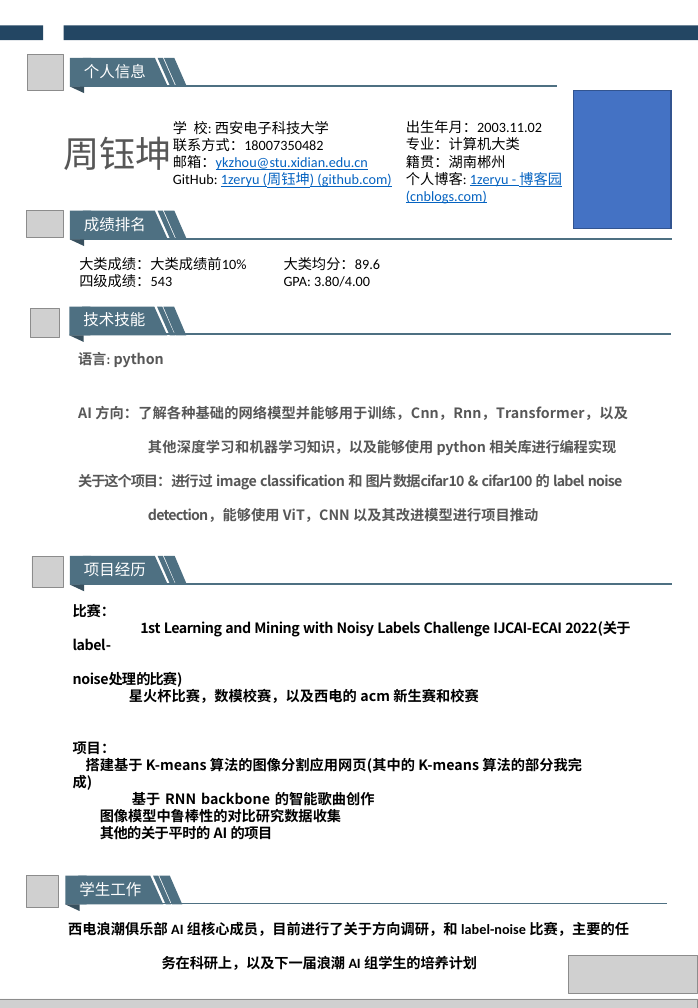
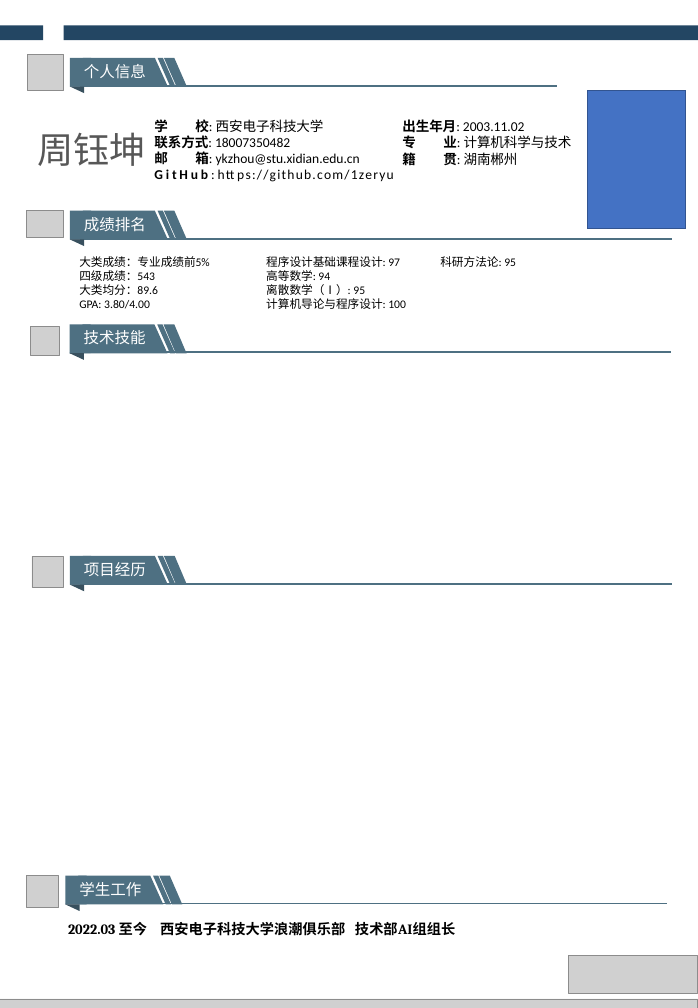
Before and after one commit to 1zeryu/1zeryu, a slide deck: slide 1 of 简历.pptx. Drawn at 698x1008 pixels with LibreOffice and Linux fonts; fonts in the diff are those of the drawing; grey boxes stand for pictures. Boxes give left, top, right and bottom in pixels: in the first picture for what was removed or moved away, otherwise in the second. Text is boxed around its words. In the diff, an @@ line names an element or a change of style, - is before the commit and + after.

Commit message:
push

```diff
--- a/简历.pptx
+++ b/简历.pptx
@@ text "学 校: 西安电子科技大学": place and size @@
-text "学 校: 西安电子科技大学" at [173,121,391,188]
+text "学 校: 西安电子科技大学" at [154,119,394,182]
@@ text at [154,119,324,133]: size 11 to 10.5 pt in "学 校: 西安电子科技大学"; bold on in "学 校:" @@
@@ text at [402,119,572,168]: text changed; size 11 to 10.5 pt @@
-出生年月：2003.11.02
-专业：计算机大类
-籍贯：湖南郴州
-个人博客: 1zeryu - 博客园 (cnblogs.com)
+出生年月: 2003.11.02
+专 业: 计算机科学与技术
+籍 贯: 湖南郴州
@@ rectangle: place and size @@
-rectangle at [573,91,671,229]
+rectangle at [587,91,685,229]
@@ text "周钰坤": place and size @@
-text "周钰坤" at [64,136,172,170]
+text "周钰坤" at [37,132,145,166]
@@ text at [154,135,394,182]: text changed; size 11 to 10.5 pt; text colour #0563C1 to #000000 @@
-联系方式：18007350482
-邮箱：ykzhou@stu.xidian.edu.cn
-GitHub: 1zeryu (周钰坤) (github.com)
+联系方式: 18007350482
+邮 箱: ykzhou@stu.xidian.edu.cn
+GitHub:https://github.com/1zeryu
@@ text at [79,256,210,267]: text changed; size 11 to 9 pt @@
-大类成绩：大类成绩前10%
+大类成绩：专业成绩前5%
@@ text at [266,256,406,309]: text changed; size 11 to 9 pt @@
-大类均分：89.6
-GPA: 3.80/4.00
+程序设计基础课程设计: 97
+高等数学: 94
+离散数学（Ⅰ）: 95
+计算机导论与程序设计: 100
@@ text added at [440,256,516,267], 9 pt, text #000000 @@
+科研方法论: 95
@@ text at [79,284,158,309]: paragraphs added @@
+大类均分：89.6
+GPA: 3.80/4.00
@@ text at [79,270,155,281]: size 11 to 9 pt in "四级成绩：543" @@
@@ 2 parallelograms, 1 picture, 1 text, 1 line, 1 right triangle, 1 trapezoid, 1 rectangle: place and size @@
-2 parallelograms, 1 picture, 1 text, 1 line, 1 right triangle, 1 trapezoid, 1 rectangle at [31,306,671,342]
+2 parallelograms, 1 picture, 1 text, 1 line, 1 right triangle, 1 trapezoid, 1 rectangle at [31,325,671,360]
@@ text removed at [78,352,628,522] @@
-语言: python
-AI 方向：了解各种基础的网络模型并能够用于训练，Cnn，Rnn，Transformer，以及其他深度学习和机器学习知识，以及能够使用 python 相关库进行编程实现
-关于这个项目：进行过 image classification 和 图片数据cifar10 & cifar100 的 label noise detection，能够使用 ViT，CNN 以及其改进模型进行项目推动
@@ text removed at [73,604,630,840] @@
-比赛：
-1st Learning and Mining with Noisy Labels Challenge IJCAI-ECAI 2022(关于 label-
-noise处理的比赛)
-星火杯比赛，数模校赛，以及西电的 acm 新生赛和校赛
-项目：
-搭建基于 K-means 算法的图像分割应用网页(其中的 K-means 算法的部分我完成)
-基于 RNN backbone 的智能歌曲创作
-图像模型中鲁棒性的对比研究数据收集
-其他的关于平时的 AI 的项目
@@ text at [68,922,455,936]: text changed @@
-西电浪潮俱乐部 AI 组核心成员，目前进行了关于方向调研，和 label-noise 比赛，主要的任
-务在科研上，以及下一届浪潮 AI 组学生的培养计划
+2022.03 至今 西安电子科技大学浪潮俱乐部 技术部AI组组长
```
